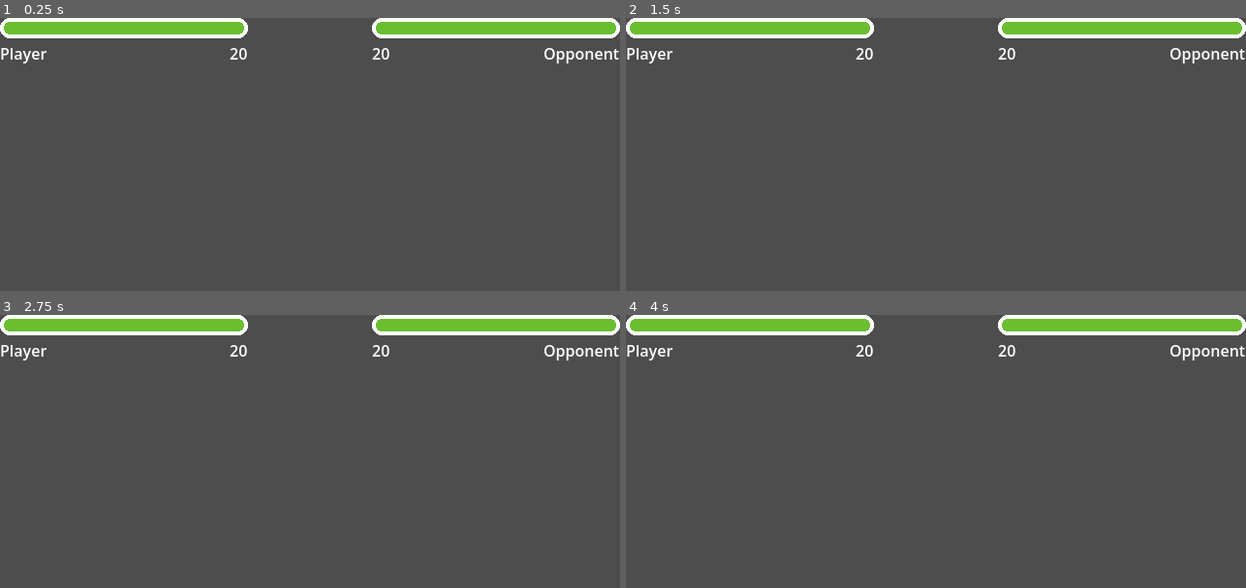
Above: before the commit, frames 1-4 (two rows, left to right).
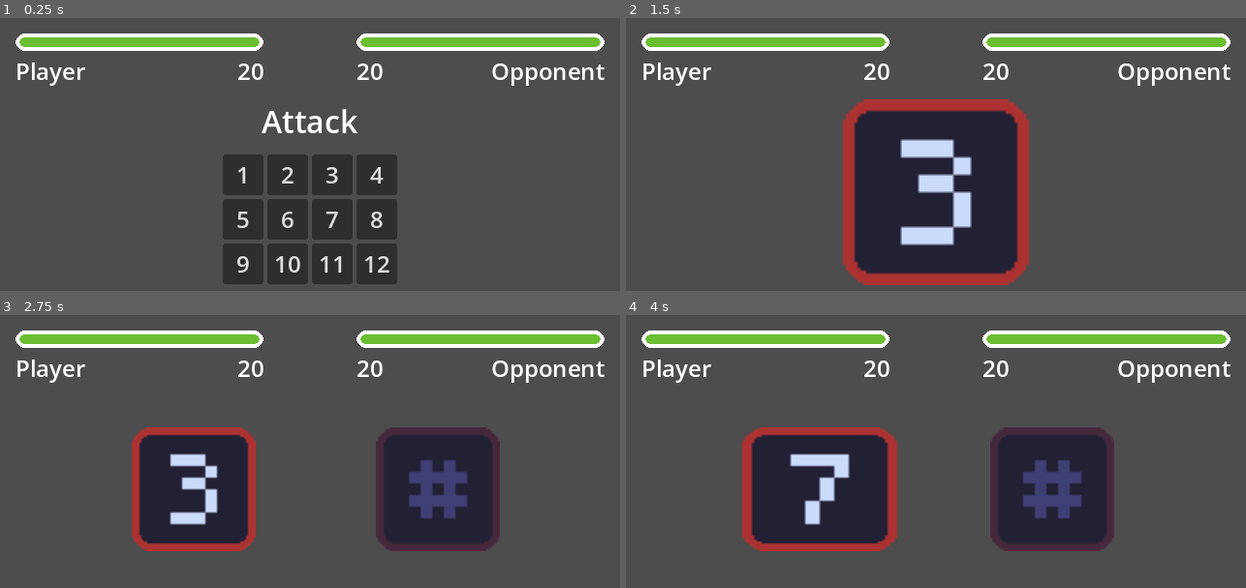
Above: after the commit, the same moments.

Repository: beamer159/One-Up
Game: Godot game, scene res://src/game_view.tscn
Same seed, same stepped clock (60 frames per second), same inputs: the game is played once before the commit and once after it. This scene is started directly instead of the project's main scene.
Inputs (mouse positions are in pixels of both pictures, inside the frame that each line leads up to):
- Up to frame 1 (0.25 s): no input
- Up to frame 2 (1.5 s): click (867, 173) at 0.5 s, where only the run after the commit has a clickable "1"; click (936, 173) at 1.25 s, where only the run after the commit has a clickable "2"
- Up to frame 3 (2.75 s): click (310, 470) at 2 s, where only the run after the commit has a clickable "3"
- Up to frame 4 (4 s): click (936, 470) at 2.75 s, where only the run after the commit has a clickable "4"; click (936, 517) at 3.5 s, where only the run after the commit has a clickable "5"

The runs differ from the first frame. In frame 1, 22% of the frame differs, in the area x 0-100%, y 0-98%; in frame 2, 30%; in frame 3, 28%; in frame 4, 30%.

Commit message:
Update power display

Diff:
--- a/src/attack_selection.gd
+++ b/src/attack_selection.gd
@@ -1,10 +1,10 @@
 @tool
-extends GridContainer
+extends VBoxContainer
 
 
 const ATTACK_COUNT := 12
 
-@onready var attack_buttons := get_children()
+@onready var attack_buttons := %Attacks.get_children()
 
 @export_range(1, ATTACK_COUNT - 2) var min_attack: int = 1:
 	set(value):
@@ -19,6 +19,10 @@
 
 func _ready() -> void:
 	assert(attack_buttons.size() == ATTACK_COUNT, "Button count and attack count don't match")
+	for i: int in %Attacks.get_child_count():
+		var attack_button: Button = %Attacks.get_child(i)
+		attack_button.custom_minimum_size.x = attack_button.size.y
+		attack_button.pressed.connect(_on_attack_selected.bind(i + 1))
 	min_attack = min_attack
 
 
--- a/src/attack_selection.tscn
+++ b/src/attack_selection.tscn
@@ -2,73 +2,78 @@
 
 [ext_resource type="Script" uid="uid://d13hluordfafp" path="res://src/attack_selection.gd" id="1_p77s7"]
 
-[node name="AttackSelection" type="GridContainer" unique_id=579983540]
-offset_right = 40.0
-offset_bottom = 40.0
-columns = 4
+[sub_resource type="Theme" id="Theme_tuv64"]
+
+[sub_resource type="Theme" id="Theme_732r5"]
+default_font_size = 24
+
+[node name="AttackSelection" type="VBoxContainer" unique_id=647049560]
+offset_right = 140.0
+offset_bottom = 153.0
+theme = SubResource("Theme_tuv64")
+theme_override_constants/separation = 12
 script = ExtResource("1_p77s7")
 
-[node name="Attack1" type="Button" parent="." unique_id=905883445]
+[node name="AttackLabel" type="Label" parent="." unique_id=1195430945]
+layout_mode = 2
+theme_override_font_sizes/font_size = 32
+text = "Attack"
+horizontal_alignment = 1
+
+[node name="Attacks" type="GridContainer" parent="." unique_id=579983540]
+unique_name_in_owner = true
+layout_mode = 2
+theme = SubResource("Theme_732r5")
+columns = 4
+
+[node name="Attack1" type="Button" parent="Attacks" unique_id=905883445]
 custom_minimum_size = Vector2(32, 0)
 layout_mode = 2
 text = "1"
 
-[node name="Attack2" type="Button" parent="." unique_id=2091006336]
+[node name="Attack2" type="Button" parent="Attacks" unique_id=2091006336]
 custom_minimum_size = Vector2(32, 0)
 layout_mode = 2
 text = "2"
 
-[node name="Attack3" type="Button" parent="." unique_id=1880004441]
+[node name="Attack3" type="Button" parent="Attacks" unique_id=1880004441]
 custom_minimum_size = Vector2(32, 0)
 layout_mode = 2
 text = "3"
 
-[node name="Attack4" type="Button" parent="." unique_id=1168755756]
+[node name="Attack4" type="Button" parent="Attacks" unique_id=1168755756]
 custom_minimum_size = Vector2(32, 0)
 layout_mode = 2
 text = "4"
 
-[node name="Attack5" type="Button" parent="." unique_id=1117619518]
+[node name="Attack5" type="Button" parent="Attacks" unique_id=1117619518]
 layout_mode = 2
 text = "5"
 
-[node name="Attack6" type="Button" parent="." unique_id=684852644]
+[node name="Attack6" type="Button" parent="Attacks" unique_id=684852644]
 layout_mode = 2
 text = "6"
 
-[node name="Attack7" type="Button" parent="." unique_id=132218908]
+[node name="Attack7" type="Button" parent="Attacks" unique_id=132218908]
 layout_mode = 2
 text = "7"
 
-[node name="Attack8" type="Button" parent="." unique_id=1183901355]
+[node name="Attack8" type="Button" parent="Attacks" unique_id=1183901355]
 layout_mode = 2
 text = "8"
 
-[node name="Attack9" type="Button" parent="." unique_id=1007927763]
+[node name="Attack9" type="Button" parent="Attacks" unique_id=1007927763]
 layout_mode = 2
 text = "9"
 
-[node name="Attack10" type="Button" parent="." unique_id=1460214043]
+[node name="Attack10" type="Button" parent="Attacks" unique_id=1460214043]
 layout_mode = 2
 text = "10"
 
-[node name="Attack11" type="Button" parent="." unique_id=542628300]
+[node name="Attack11" type="Button" parent="Attacks" unique_id=542628300]
 layout_mode = 2
 text = "11"
 
-[node name="Attack12" type="Button" parent="." unique_id=1075326270]
+[node name="Attack12" type="Button" parent="Attacks" unique_id=1075326270]
 layout_mode = 2
 text = "12"
-
-[connection signal="pressed" from="Attack1" to="." method="_on_attack_selected" binds= [1]]
-[connection signal="pressed" from="Attack2" to="." method="_on_attack_selected" binds= [2]]
-[connection signal="pressed" from="Attack3" to="." method="_on_attack_selected" binds= [3]]
-[connection signal="pressed" from="Attack4" to="." method="_on_attack_selected" binds= [4]]
-[connection signal="pressed" from="Attack5" to="." method="_on_attack_selected" binds= [5]]
-[connection signal="pressed" from="Attack6" to="." method="_on_attack_selected" binds= [6]]
-[connection signal="pressed" from="Attack7" to="." method="_on_attack_selected" binds= [7]]
-[connection signal="pressed" from="Attack8" to="." method="_on_attack_selected" binds= [8]]
-[connection signal="pressed" from="Attack9" to="." method="_on_attack_selected" binds= [9]]
-[connection signal="pressed" from="Attack10" to="." method="_on_attack_selected" binds= [10]]
-[connection signal="pressed" from="Attack11" to="." method="_on_attack_selected" binds= [11]]
-[connection signal="pressed" from="Attack12" to="." method="_on_attack_selected" binds= [12]]
--- a/src/game.gd
+++ b/src/game.gd
@@ -29,8 +29,8 @@
 		set(value):
 			intermediate_health = maxi(0, value)
 
-	func _init(player_won: bool, new_health: int, p_intermediate_health: int) -> void:
-		super(player_won, new_health)
+	func _init(p_player_won: bool, p_new_health: int, p_intermediate_health: int) -> void:
+		super(p_player_won, p_new_health)
 		intermediate_health = p_intermediate_health
 
 
--- a/src/game_view.gd
+++ b/src/game_view.gd
@@ -5,15 +5,36 @@
 @export var game: Game = Game.new()
 var player_attack := 0
 var opponent_attack := 0
+var player_selection_tween: Tween
 
 
-func _on_player_attack_received(p_player_attack) -> void:
+func _on_player_attack_received(p_player_attack: int) -> void:
 	player_attack = p_player_attack
+	player_selection_tween = create_tween()
+	player_selection_tween.tween_property(%CenteredAttackSelection, "scale:x", 0, 0.25) \
+		.set_delay(0.1) \
+		.set_trans(Tween.TRANS_SINE) \
+		.set_ease(Tween.EASE_IN)
+	%PlayerAttack.frame = player_attack
+	player_selection_tween.tween_property(%PlayerAttack, "scale:x", 3, 0.25) \
+		.set_trans(Tween.TRANS_SINE) \
+		.set_ease(Tween.EASE_OUT)
+	player_selection_tween.tween_interval(0.4)
+	player_selection_tween.tween_property(%PlayerAttack, "scale", Vector2(2, 2), 0.6) \
+		.set_trans(Tween.TRANS_SINE) \
+		.set_ease(Tween.EASE_IN_OUT)
+	player_selection_tween.parallel().tween_property(%PlayerAttack, "position", Vector2(200, 180), 0.6) \
+		.set_trans(Tween.TRANS_SINE) \
+		.set_ease(Tween.EASE_IN_OUT)
+	player_selection_tween.tween_interval(0.1)
+	player_selection_tween.tween_property(%OpponentAttack, "position:x", 440, 0.6) \
+		.set_trans(Tween.TRANS_SINE) \
+		.set_ease(Tween.EASE_OUT)
 	if opponent_attack > 0:
 		_resolve_round()
 
 
-func _on_opponent_attack_received(p_opponent_attack) -> void:
+func _on_opponent_attack_received(p_opponent_attack: int) -> void:
 	opponent_attack = p_opponent_attack
 	if player_attack > 0:
 		_resolve_round()
@@ -66,7 +87,6 @@
 func _input(event: InputEvent) -> void:
 	if event is InputEventKey and event.pressed:
 		var number := int(event.as_text_keycode())
-		if player_attack == 0:
-			_on_player_attack_received(number)
-		else:
-			_on_opponent_attack_received(number)
+		if number == 0:
+			return
+		_on_opponent_attack_received(number)
--- a/src/game_view.tscn
+++ b/src/game_view.tscn
@@ -3,14 +3,68 @@
 [ext_resource type="Script" uid="uid://rw7xrl7muxl6" path="res://src/game_view.gd" id="1_57lcu"]
 [ext_resource type="PackedScene" uid="uid://cmoltbj84cng8" path="res://src/hud.tscn" id="2_06jj8"]
 [ext_resource type="Script" uid="uid://csj5w7fljrurh" path="res://src/game.gd" id="2_t7661"]
+[ext_resource type="PackedScene" uid="uid://d10bkbq86h28s" path="res://src/attack_selection.tscn" id="4_b0pdc"]
+[ext_resource type="Texture2D" uid="uid://c724ucjs72tb0" path="res://images/power_sheet.png" id="5_57lcu"]
 
 [sub_resource type="Resource" id="Resource_b0pdc"]
 script = ExtResource("2_t7661")
 metadata/_custom_type_script = "uid://csj5w7fljrurh"
 
+[sub_resource type="AtlasTexture" id="AtlasTexture_jvfps"]
+atlas = ExtResource("5_57lcu")
+region = Rect2(0, 0, 64, 64)
+
 [node name="Game" type="Node" unique_id=178584256]
 script = ExtResource("1_57lcu")
 game = SubResource("Resource_b0pdc")
 
-[node name="Hud" parent="." unique_id=236357532 instance=ExtResource("2_06jj8")]
+[node name="MarginContainer" type="MarginContainer" parent="." unique_id=1646787872]
+anchors_preset = 15
+anchor_right = 1.0
+anchor_bottom = 1.0
+grow_horizontal = 2
+grow_vertical = 2
+theme_override_constants/margin_left = 16
+theme_override_constants/margin_top = 16
+theme_override_constants/margin_right = 16
+theme_override_constants/margin_bottom = 16
+
+[node name="Hud" parent="MarginContainer" unique_id=236357532 instance=ExtResource("2_06jj8")]
 unique_name_in_owner = true
+layout_mode = 2
+size_flags_vertical = 0
+
+[node name="CenteredAttackSelection" type="CenterContainer" parent="." unique_id=1855122362]
+unique_name_in_owner = true
+anchors_preset = 15
+anchor_right = 1.0
+anchor_bottom = 1.0
+grow_horizontal = 2
+grow_vertical = 2
+pivot_offset_ratio = Vector2(0.5, 0.5)
+
+[node name="AttackSelection" parent="CenteredAttackSelection" unique_id=647049560 instance=ExtResource("4_b0pdc")]
+layout_mode = 2
+
+[node name="TextureRect" type="TextureRect" parent="CenteredAttackSelection" unique_id=1537475766]
+visible = false
+layout_mode = 2
+texture = SubResource("AtlasTexture_jvfps")
+
+[node name="PlayerAttack" type="Sprite2D" parent="." unique_id=689297417]
+unique_name_in_owner = true
+position = Vector2(320, 180)
+scale = Vector2(1e-05, 3)
+texture = ExtResource("5_57lcu")
+hframes = 4
+vframes = 4
+
+[node name="OpponentAttack" type="Sprite2D" parent="." unique_id=926555857]
+unique_name_in_owner = true
+position = Vector2(704, 180)
+scale = Vector2(2, 2)
+texture = ExtResource("5_57lcu")
+hframes = 4
+vframes = 4
+
+[connection signal="attack_selected" from="CenteredAttackSelection/AttackSelection" to="." method="_on_player_attack_received"]
--- a/src/healthbar.gd
+++ b/src/healthbar.gd
@@ -16,6 +16,8 @@
 
 func take_damage(new_health: int) -> void:
 	assert(new_health <= %HealthBar.value, "Damage cannot increase health")
+	if new_health == %HealthBar.value:
+		return
 	%HealthBar.value = new_health
 	var damage = %DamageBar.value - %HealthBar.value
 	if tween:
--- a/src/life_display.tscn
+++ b/src/life_display.tscn
@@ -2,6 +2,9 @@
 
 [ext_resource type="Script" uid="uid://b6ci4bykltvm8" path="res://src/life_display.gd" id="1_ltlnr"]
 [ext_resource type="PackedScene" uid="uid://b7e3klx34ilh7" path="res://src/healthbar.tscn" id="2_ia76q"]
+
+[sub_resource type="Theme" id="Theme_ltlnr"]
+default_font_size = 24
 
 [node name="LifeDisplay" type="VBoxContainer" unique_id=1484502095]
 custom_minimum_size = Vector2(256, 0)
@@ -17,6 +20,7 @@
 [node name="NameAndHealth" type="HBoxContainer" parent="." unique_id=256207910]
 unique_name_in_owner = true
 layout_mode = 2
+theme = SubResource("Theme_ltlnr")
 
 [node name="PlayerName" type="Label" parent="NameAndHealth" unique_id=1368970783]
 unique_name_in_owner = true
--- a/src/power_display.gd
+++ b/src/power_display.gd
@@ -2,19 +2,52 @@
 extends Sprite2D
 
 
-@export var power: int:
-	set(value):
-		power = value
-		reveal()
 const FLIP_SPEED := 0.2
 
+var _tween: Tween
 
-func reveal():
-	var tween = get_tree().create_tween()
-	tween.tween_property(self, "scale", Vector2.DOWN, FLIP_SPEED) \
+signal revealed
+
+
+func flip_to(power: int) -> void:
+	if _tween:
+		_tween.kill()
+	_tween = _create_flip_tween(power)
+
+
+func conceil() -> void:
+	if _tween:
+		_tween.kill()
+	_tween = _create_conceil_tween()
+
+
+func reveal(power: int) -> void:
+	frame = power
+	if _tween:
+		_tween.kill()
+	_tween = _create_reveal_tween()
+
+
+func _create_flip_tween(power: int) -> Tween:
+	var tween := create_tween()
+	tween.tween_subtween(_create_conceil_tween())
+	tween.tween_callback(func(): frame = power)
+	tween.tween_subtween(_create_reveal_tween())
+	return tween
+
+
+func _create_conceil_tween() -> Tween:
+	var tween := create_tween()
+	tween.tween_property(self, "scale", Vector2(0, 1), FLIP_SPEED) \
 		.set_trans(Tween.TRANS_SINE) \
 		.set_ease(Tween.EASE_IN)
-	tween.tween_callback(func(): frame = power)
+	return tween
+
+
+func _create_reveal_tween() -> Tween:
+	var tween := create_tween()
 	tween.tween_property(self, "scale", Vector2.ONE, FLIP_SPEED) \
 		.set_trans(Tween.TRANS_SINE) \
 		.set_ease(Tween.EASE_OUT)
+	tween.tween_callback(func(): revealed.emit())
+	return tween
--- a/src/power_display.tscn
+++ b/src/power_display.tscn
@@ -7,4 +7,5 @@
 texture = ExtResource("1_0eplu")
 hframes = 4
 vframes = 4
+frame = 5
 script = ExtResource("2_hgxrd")
